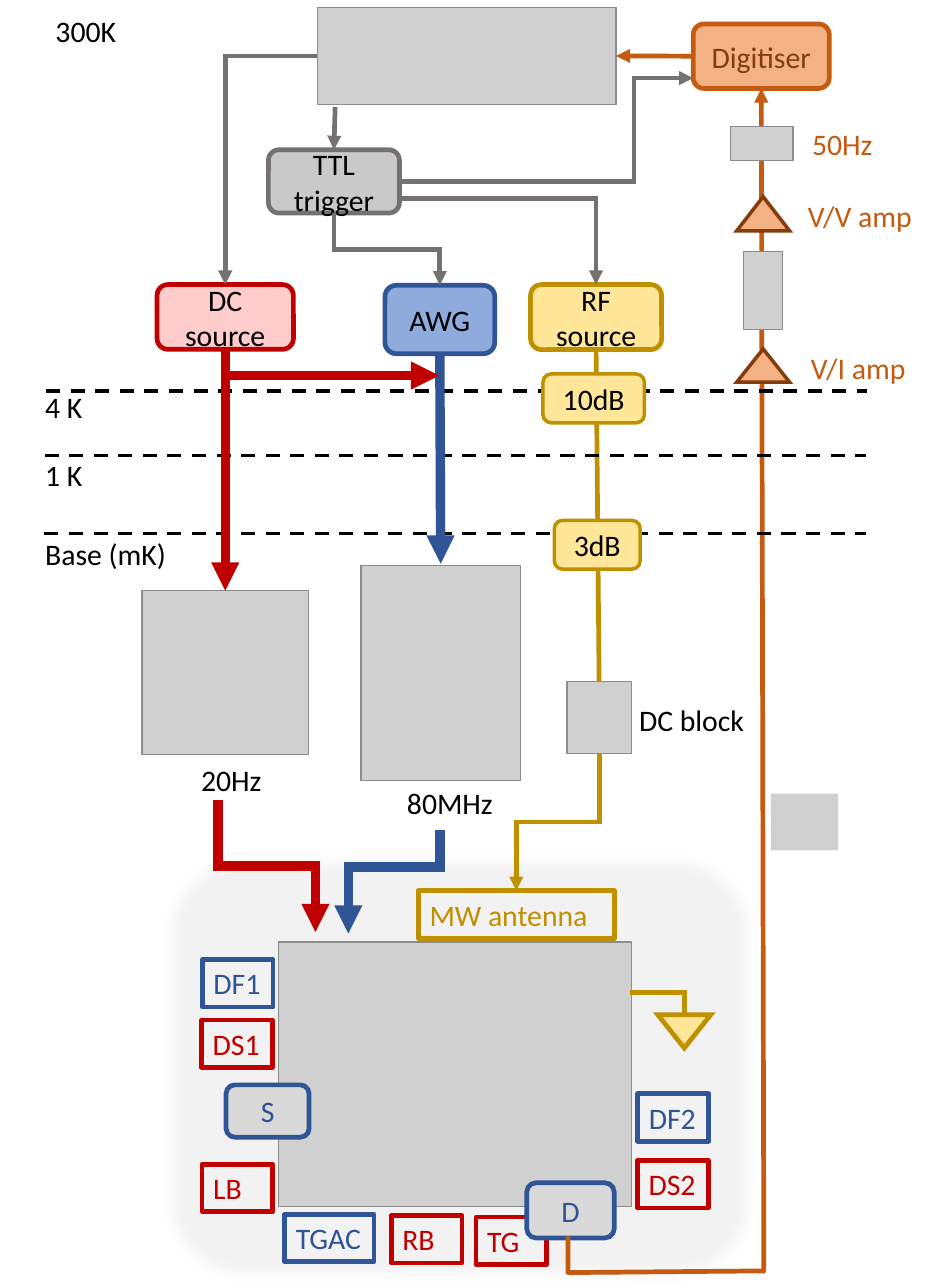
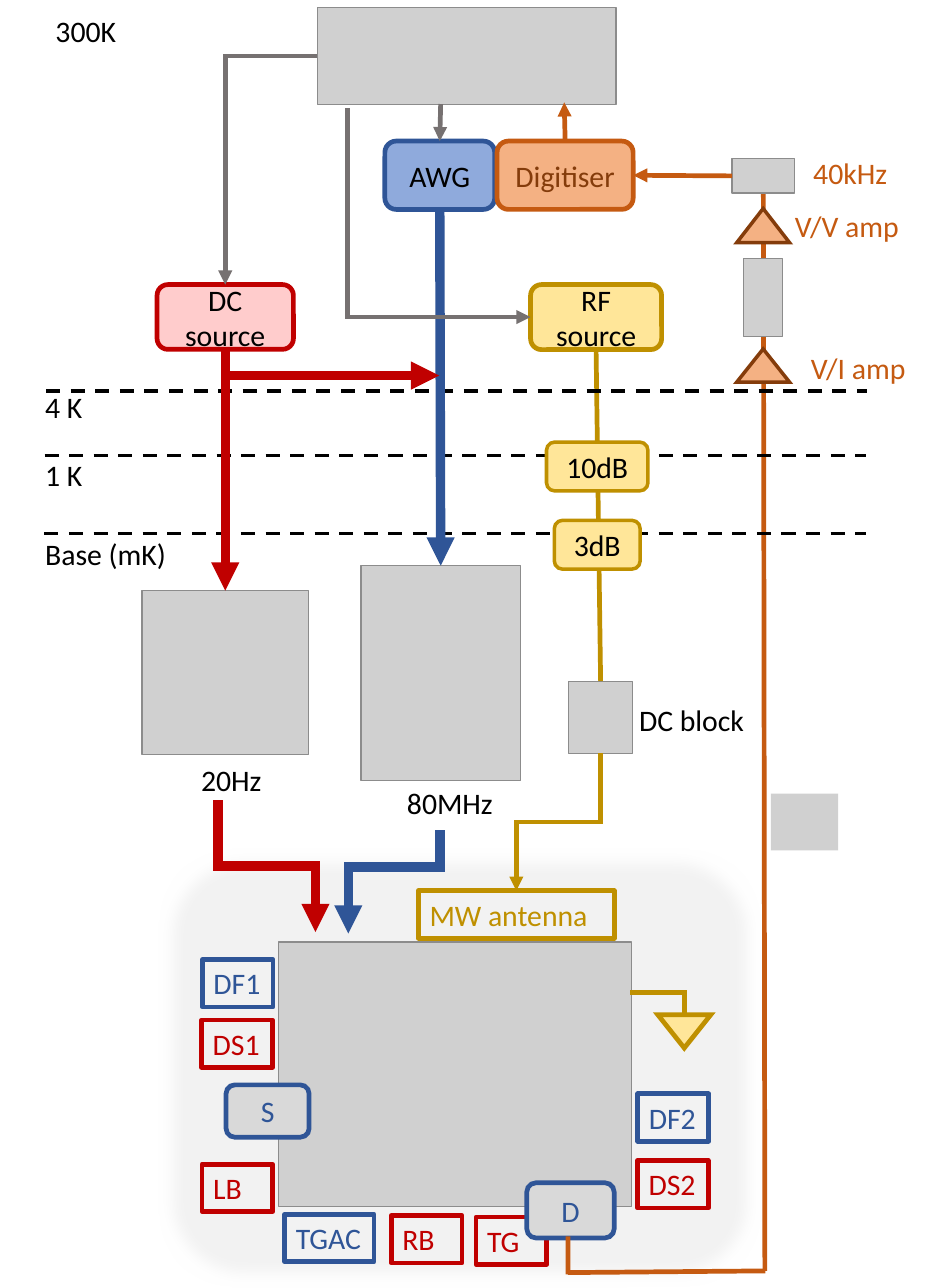
Before and after one commit to ybex/PhD-Thesis, a slide deck: slide 1 of Thesis/Figures/polished/wiring_queenie.pptx. Drawn at 933x1288 pixels with LibreOffice and Linux fonts; fonts in the diff are those of the drawing; grey boxes stand for pictures. Boxes give left, top, right and bottom in pixels: in the first picture for what was removed or moved away, otherwise in the second. Text is boxed around its words. In the diff, an @@ line names an element or a change of style, - is before the commit and + after.

```diff
--- a/Thesis/Figures/polished/wiring_queenie.pptx
+++ b/Thesis/Figures/polished/wiring_queenie.pptx
@@ elbow arrow removed from (399, 182) to (693, 78) @@
@@ elbow arrow moved from (399, 199) - (596, 284) to (347, 108) - (530, 317) @@
@@ arrow moved from (335, 107) - (334, 150) to (440, 104) - (440, 141) @@
@@ arrow added from (565, 141) to (564, 103), #C55A11 3 pt @@
@@ rounded rectangle "AWG": place and size @@
-rounded rectangle "AWG" at box(385, 285, 494, 354)
+rounded rectangle "AWG" at box(385, 141, 494, 210)
@@ rounded rectangle "Digitiser": place and size @@
-rounded rectangle "Digitiser" at box(693, 24, 829, 88)
+rounded rectangle "Digitiser" at box(496, 141, 633, 210)
@@ rounded rectangle removed at box(269, 150, 399, 213) @@
-TTL trigger
@@ arrow moved from (693, 56) - (616, 56) to (732, 176) - (633, 175) @@
@@ picture: place and size @@
-picture at box(730, 126, 792, 160)
+picture at box(732, 159, 794, 193)
@@ arrow moved from (764, 1271) - (762, 88) to (765, 1271) - (763, 159) @@
@@ text at box(813, 163, 887, 185): text changed @@
-50Hz
+40kHz
@@ triangle: place and size @@
-triangle at box(737, 196, 790, 230)
+triangle at box(737, 209, 790, 243)
@@ text "V/V amp": place and size @@
-text "V/V amp" at box(808, 206, 912, 232)
+text "V/V amp" at box(795, 216, 899, 242)
@@ elbow arrow removed from (334, 213) to (440, 285) @@
@@ arrow moved from (440, 354) - (441, 564) to (440, 210) - (441, 565) @@
@@ picture: place and size @@
-picture at box(743, 251, 781, 329)
+picture at box(743, 259, 781, 337)
@@ rounded rectangle "10dB": place and size @@
-rounded rectangle "10dB" at box(543, 375, 644, 423)
+rounded rectangle "10dB" at box(546, 442, 648, 491)
@@ elbow arrow (600, 754) - (517, 891): route changed @@
```
Also in this commit, not shown: 38 other files.
